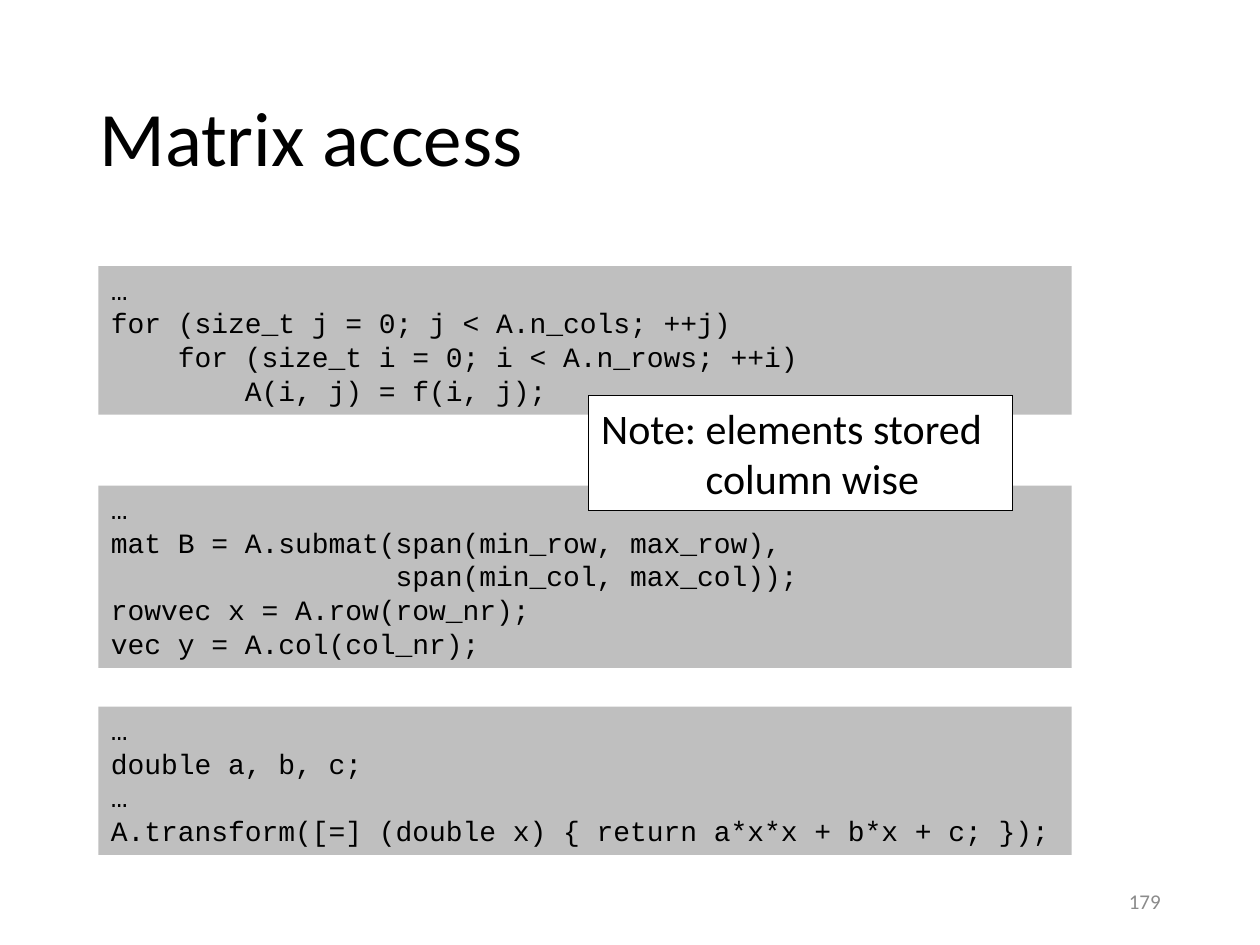
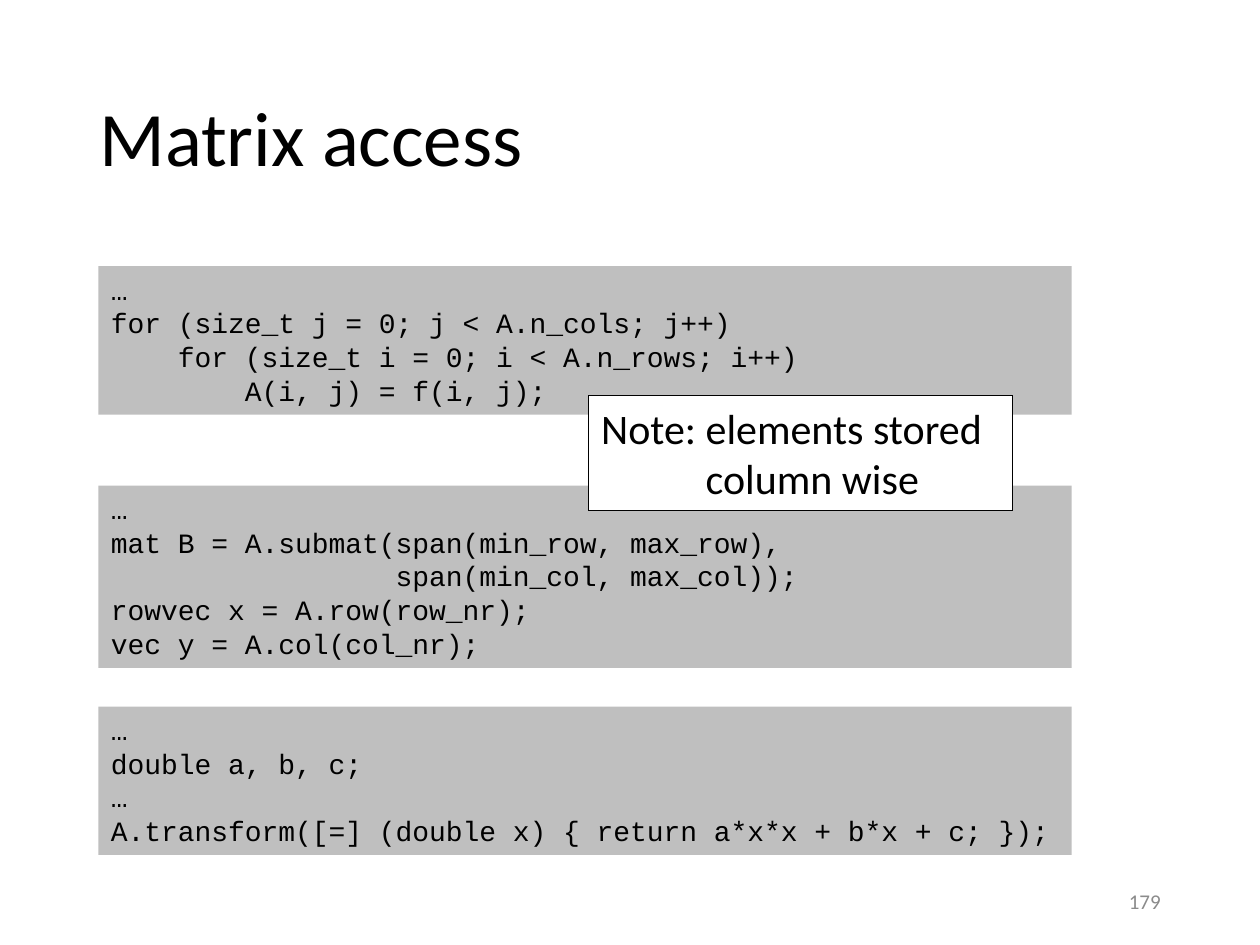
Before and after one commit to gjbex/training-material, a slide deck: slide 179 of CPlusPlus/scientific_cpp.pptx. Drawn at 1260x945 pixels with LibreOffice and Linux fonts; fonts in the diff are those of the drawing. Boxes give left, top, right and bottom in pixels: in the first picture for what was removed or moved away, otherwise in the second. Text is boxed around its words. In the diff, an @@ line names an element or a change of style, - is before the commit and + after.

```diff
--- a/CPlusPlus/scientific_cpp.pptx
+++ b/CPlusPlus/scientific_cpp.pptx
@@ text in rectangle at bbox=[111, 314, 798, 373]: text changed @@
-for (size_t j = 0; j < A.n_cols; ++j)
-for (size_t i = 0; i < A.n_rows; ++i)
+for (size_t j = 0; j < A.n_cols; j++)
+for (size_t i = 0; i < A.n_rows; i++)
```
Also in this commit, not shown: 25 other slides changed.
